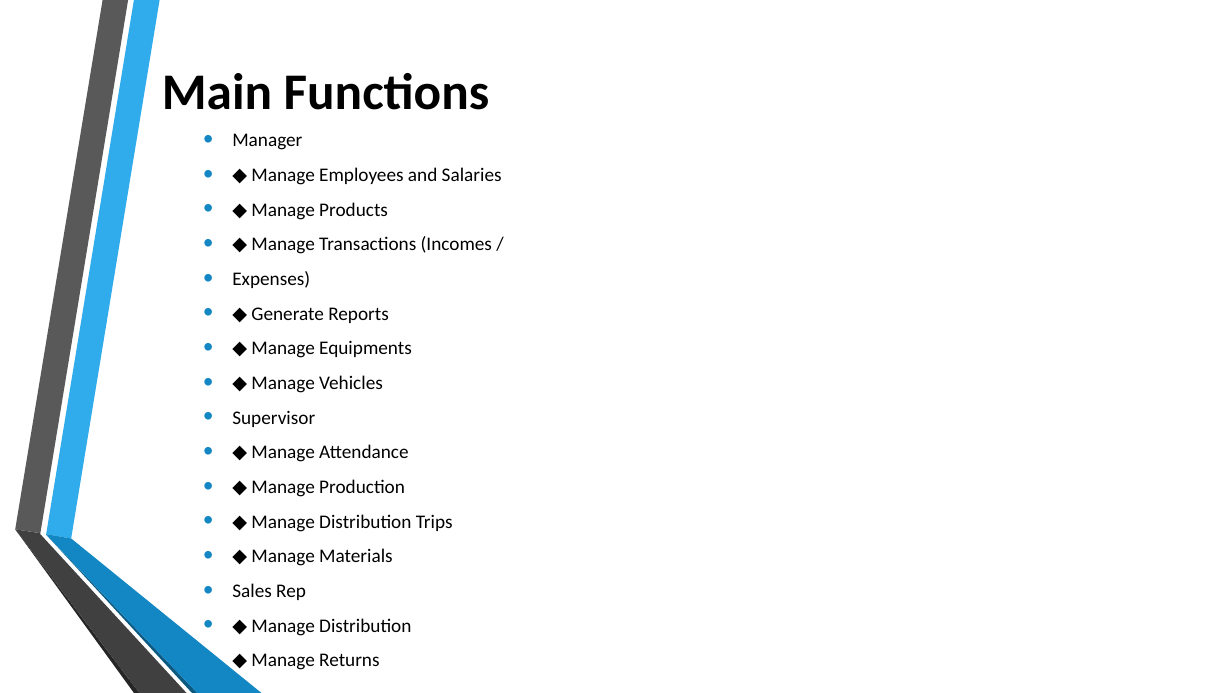
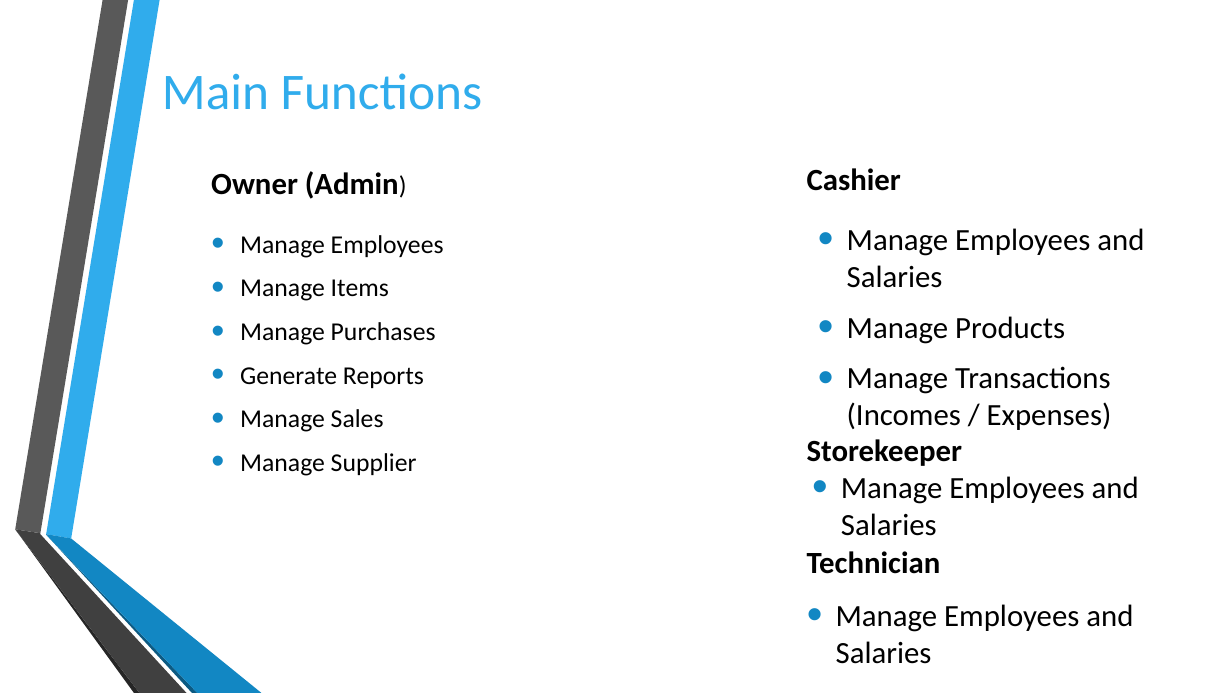
Before and after one commit to KevinShehan/code_tech_pro, a slide deck: slide 5 of Sales And Inventory Management System.pptx. Drawn at 1232x693 pixels with LibreOffice and Linux fonts; fonts in the diff are those of the drawing; background and template pictures are left out. Boxes give left, top, right and bottom in pixels: in the first picture for what was removed or moved away, otherwise in the second. Text is boxed around its words. In the diff, an @@ line names an element or a change of style, - is before the commit and + after.

```diff
--- a/Sales And Inventory Management System.pptx
+++ b/Sales And Inventory Management System.pptx
@@ title "Main Functions" at [162,73,483,110]: text colour #000000 to #30ACEC, bold off @@
@@ text added at [211,171,399,199], 24 pt, text #000000, bold @@
+Owner (Admin)
@@ text added at [807,168,901,191], 24 pt, text #000000, bold @@
+Cashier
@@ text at [240,235,444,476]: text changed; size 15 to 20 pt @@
-• Manager
-• ◆ Manage Employees and Salaries
-• ◆ Manage Products
-• ◆ Manage Transactions (Incomes /
-• Expenses)
-• ◆ Generate Reports
-• ◆ Manage Equipments
-• ◆ Manage Vehicles
-• Supervisor
-• ◆ Manage Attendance
-• ◆ Manage Production
-• ◆ Manage Distribution Trips
-• ◆ Manage Materials
-• Sales Rep
-• ◆ Manage Distribution
-• ◆ Manage Returns
+• Manage Employees
+• Manage Items
+• Manage Purchases
+• Generate Reports
+• Manage Sales
+• Manage Supplier
@@ text added at [847,228,1144,430], 24 pt, text #000000 @@
+• Manage Employees and Salaries
+• Manage Products
+• Manage Transactions (Incomes / Expenses)
@@ text added at [807,439,962,466], 24 pt, text #000000, bold @@
+Storekeeper
@@ text added at [841,476,1139,536], 24 pt, text #000000 @@
+• Manage Employees and Salaries
@@ text added at [807,551,941,574], 24 pt, text #000000, bold @@
+Technician
@@ text added at [836,604,1133,664], 24 pt, text #000000 @@
+• Manage Employees and Salaries
```
Also in this commit, not shown: 2 other slides changed, 9 other files.
